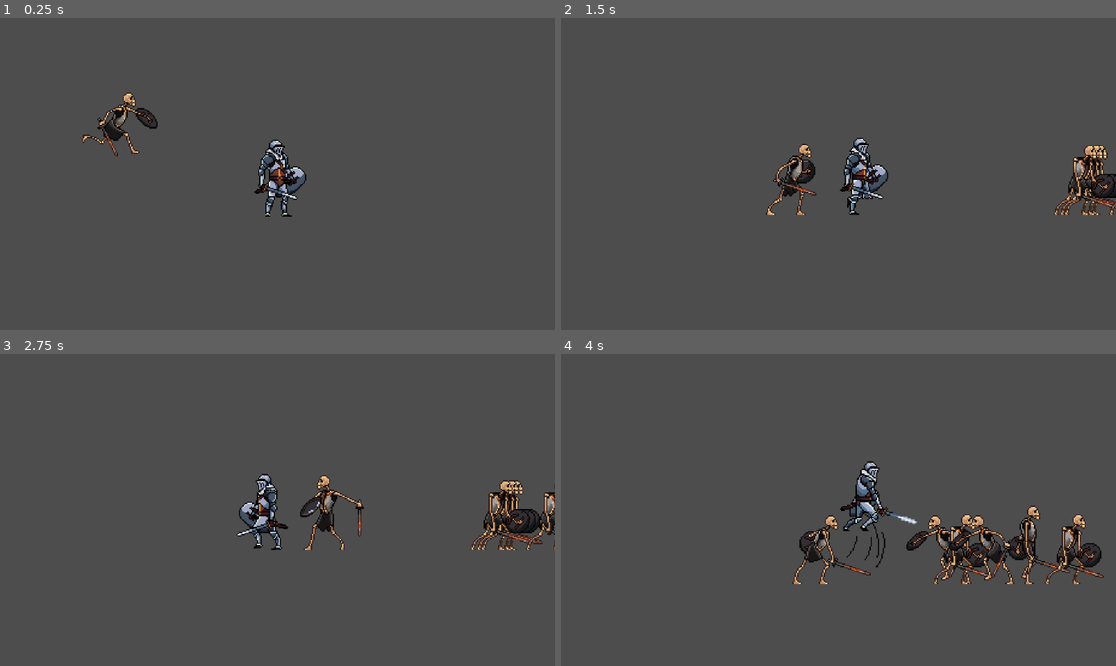
Above: before the commit, frames 1-4 (two rows, left to right).
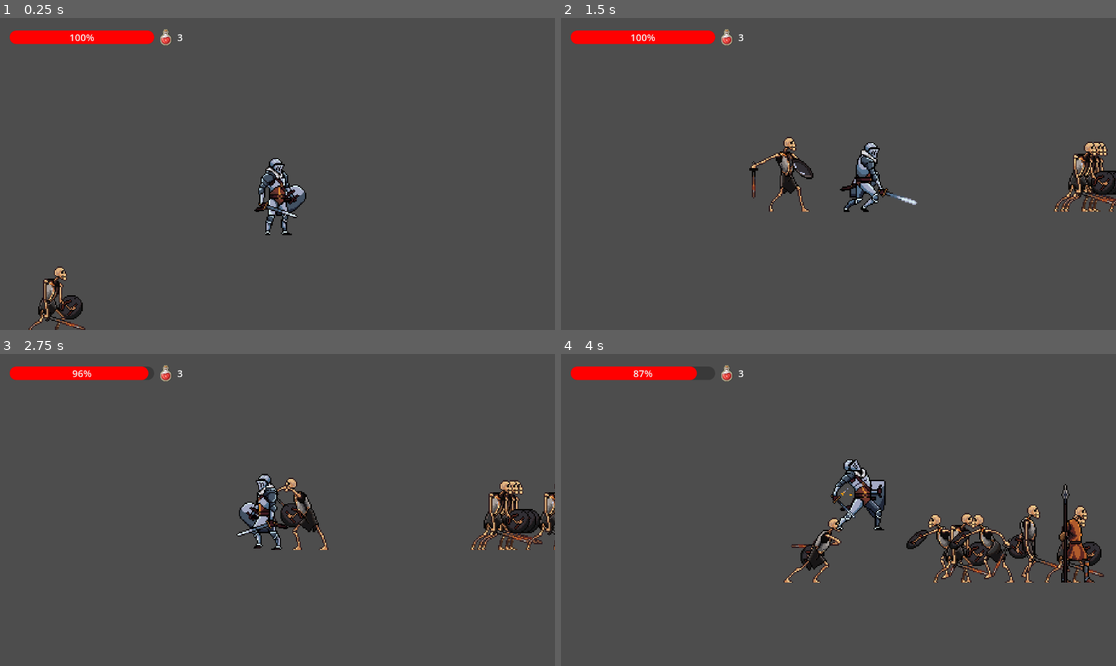
Above: after the commit, the same moments.

Repository: MUmarShahbaz/Dungeon-Explorer_Skeleton-Army
Game: Godot game, scene res://game.tscn
The game is run twice, just before and just after one commit, with the same random seed, the same clock (stepped at 60 frames per second) and the same inputs.
Inputs (mouse positions are in pixels of both pictures, inside the frame that each line leads up to):
- Up to frame 1 (0.25 s): no input
- Up to frame 2 (1.5 s): tap Enter at 0.5 s; move the mouse to (960, 158) at 0.52 s; hold D (right) from 0.53 s (still down); tap E (boost) at 0.6 s; tap Space (jump) at 0.77 s; move the mouse to (727, 189) at 1.27 s; tap K (cam_down) at 1.35 s
- Up to frame 3 (2.75 s): tap Space (jump) at 1.52 s; move the mouse to (333, 441) at 2.02 s; release D (right) at 2.03 s; hold A (left) from 2.03 s (still down); tap J (cam_left) at 2.1 s
- Up to frame 4 (4 s): move the mouse to (810, 572) at 2.77 s; release A (left) at 2.78 s; hold D (right) from 2.78 s (still down); tap L (cam_right) at 2.85 s; tap Space (jump) at 3.02, 3.77 s; move the mouse to (1005, 556) at 3.52 s; tap I (cam_up) at 3.6 s

The runs differ from the first frame. In frame 1, 4.2% of the frame differs, in the area x 1-56%, y 3-100%; in frame 2, 4.6%; in frame 3, 2.7%; in frame 4, 6.1%, in the area x 1-98%, y 3-74%.

Commit message:
Created a HUD

Diff:
--- a/components/characters/knight/knight.gd
+++ b/components/characters/knight/knight.gd
@@ -10,7 +10,6 @@
 	ANM_Animation_Tree.set("parameters/conditions/attack", Primary_Move_Buffer.buffer)
 	ANM_Animation_Tree.set("parameters/conditions/protect", protect)
 	ANM_Animation_Tree.set("parameters/conditions/not_protect", !protect)
-	print(HP_Health_Points)
 
 func primary():
 	Primary_Move_Buffer.start()
--- /dev/null
+++ b/components/hud/hud.gd
@@ -0,0 +1,11 @@
+extends Control
+
+@onready var HP_Bar : ProgressBar = $HBoxContainer/HP_Bar
+@onready var Healing_Potions : Label = $"HBoxContainer/Healing Potions"
+@onready var player : Player = get_tree().get_first_node_in_group("players")
+
+func _process(delta: float) -> void:
+	if player:
+		HP_Bar.value = (player.HP_Health_Points / player.max_hp) * 100
+		Healing_Potions.text = str(player.ITM_Healing_Potions)
+	else: queue_free()
--- /dev/null
+++ b/components/hud/hud.tscn
@@ -0,0 +1,55 @@
+[gd_scene load_steps=5 format=3 uid="uid://msfapqekcvg1"]
+
+[ext_resource type="Script" uid="uid://gxvjy3turprp" path="res://components/hud/hud.gd" id="1_kjhcr"]
+[ext_resource type="Texture2D" uid="uid://ge6sjywevhp2" path="res://assets/sprites/flask.png" id="1_p67qi"]
+
+[sub_resource type="StyleBoxFlat" id="StyleBoxFlat_w10xe"]
+bg_color = Color(0, 0, 0, 0.258824)
+corner_radius_top_left = 25
+corner_radius_top_right = 25
+corner_radius_bottom_right = 25
+corner_radius_bottom_left = 25
+
+[sub_resource type="StyleBoxFlat" id="StyleBoxFlat_kjhcr"]
+bg_color = Color(1, 0, 0, 1)
+corner_radius_top_left = 25
+corner_radius_top_right = 25
+corner_radius_bottom_right = 25
+corner_radius_bottom_left = 25
+
+[node name="Hud" type="Control"]
+layout_mode = 3
+anchors_preset = 15
+anchor_right = 1.0
+anchor_bottom = 1.0
+grow_horizontal = 2
+grow_vertical = 2
+script = ExtResource("1_kjhcr")
+
+[node name="HBoxContainer" type="HBoxContainer" parent="."]
+layout_mode = 0
+offset_left = 20.0
+offset_top = 20.0
+offset_right = 320.0
+offset_bottom = 51.0
+
+[node name="HP_Bar" type="ProgressBar" parent="HBoxContainer"]
+custom_minimum_size = Vector2(300, 0)
+layout_mode = 2
+size_flags_horizontal = 4
+size_flags_vertical = 4
+theme_override_font_sizes/font_size = 20
+theme_override_styles/background = SubResource("StyleBoxFlat_w10xe")
+theme_override_styles/fill = SubResource("StyleBoxFlat_kjhcr")
+
+[node name="Flask" type="TextureRect" parent="HBoxContainer"]
+layout_mode = 2
+size_flags_horizontal = 4
+size_flags_vertical = 4
+texture = ExtResource("1_p67qi")
+
+[node name="Healing Potions" type="Label" parent="HBoxContainer"]
+layout_mode = 2
+size_flags_horizontal = 4
+theme_override_font_sizes/font_size = 20
+text = "3"
--- a/game.tscn
+++ b/game.tscn
@@ -1,10 +1,11 @@
-[gd_scene load_steps=8 format=3 uid="uid://d2n600jkhl1ti"]
+[gd_scene load_steps=9 format=3 uid="uid://d2n600jkhl1ti"]
 
 [ext_resource type="Script" uid="uid://k0njues52nl2" path="res://components/spawner/spawner.gd" id="2_e2o6t"]
 [ext_resource type="PackedScene" uid="uid://bels7wc0jjdav" path="res://components/characters/skeleton warrior/skeleton warrior.tscn" id="3_7jktm"]
 [ext_resource type="PackedScene" uid="uid://bgt00d8spir50" path="res://components/characters/skeleton spearman/skeleton spearman.tscn" id="3_feb5d"]
 [ext_resource type="PackedScene" uid="uid://54ny3m7kmgsf" path="res://components/characters/skeleton archer/skeleton archer.tscn" id="4_fc0e3"]
 [ext_resource type="PackedScene" uid="uid://bbd0aduf4k1tp" path="res://components/characters/knight/knight.tscn" id="5_7jktm"]
+[ext_resource type="PackedScene" uid="uid://msfapqekcvg1" path="res://components/hud/hud.tscn" id="6_ryrav"]
 
 [sub_resource type="WorldBoundaryShape2D" id="WorldBoundaryShape2D_e2o6t"]
 
@@ -25,8 +26,6 @@
 script = ExtResource("2_e2o6t")
 Mob_Scenes = Array[PackedScene]([ExtResource("4_fc0e3")])
 Spawn_Root = NodePath("../../Archers")
-Rate = 0.0
-Initial_Spawns = 1
 metadata/_custom_type_script = "uid://k0njues52nl2"
 
 [node name="Region 1" type="CollisionShape2D" parent="Spawners/Archer Spawner"]
@@ -41,7 +40,6 @@
 script = ExtResource("2_e2o6t")
 Mob_Scenes = Array[PackedScene]([ExtResource("3_7jktm"), ExtResource("3_feb5d")])
 Spawn_Root = NodePath("../../Infantry")
-Rate = 0.0
 metadata/_custom_type_script = "uid://k0njues52nl2"
 
 [node name="Region 1" type="CollisionShape2D" parent="Spawners/Infantry Spawner"]
@@ -57,3 +55,8 @@
 [node name="Infantry" type="Node2D" parent="."]
 
 [node name="knight" parent="." instance=ExtResource("5_7jktm")]
+position = Vector2(0, -150)
+
+[node name="CanvasLayer" type="CanvasLayer" parent="."]
+
+[node name="Hud" parent="CanvasLayer" instance=ExtResource("6_ryrav")]
Binary file added: assets/sprites/flask.png
Not shown, added: assets/sprites/flask.png.import
Not shown, added: components/hud/hud.gd.uid
